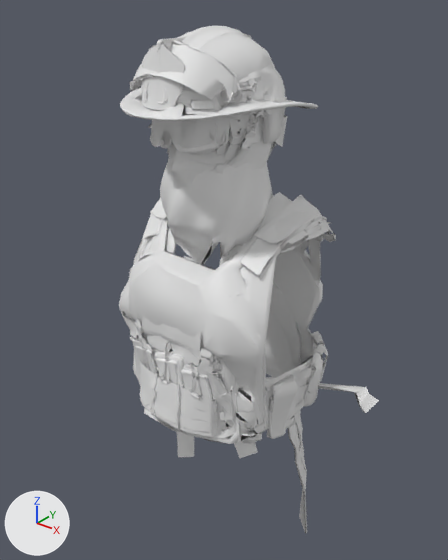
Before and after pictures for a commit that changed the glTF model public/models/gear/fit_male.glb.
Camera for both pictures: a camera (50 mm lens) standing at (0.706, -0.87, 1.013) and looking at (0.015, -0.007, 0.477). Every picture has the same lights, and +X, +Y and +Z are marked at lower left. The picture after the commit comes second. Vertices at exactly the same position are counted once.

Names of what the first picture shows: 'backpack_hiking', 'bag_medic', 'balaclava', 'goggles_tactical', 'goggles_tactical_lens', 'helmet_construction', 'helmet_firefighter', 'helmet_military', 'helmet_swat', 'shemagh', 'vest_military', 'vest_swat' and 4 more.
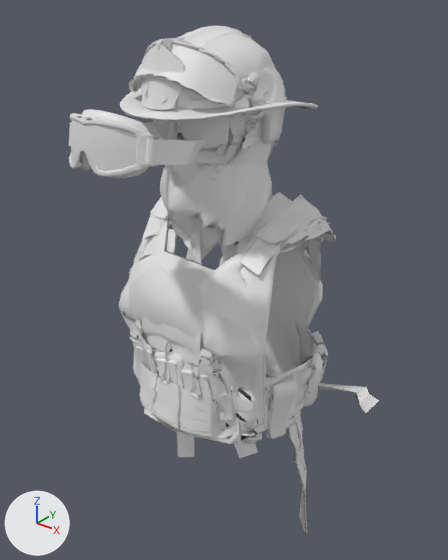
What the commit changed:
me_helmet_swat is used by ob_helmet_swat; location (0.0, 0.0, 0.0).
me_helmet_swat had 1263 vertices, 2115 faces and spanned x -0.123..0.125, y -0.16..0.124, z 0.661..0.929.
me_helmet_swat now has 2618 vertices, 4780 faces and spans x -0.123..0.125, y -0.163..0.124, z 0.661..0.929.
me_helmet_swat part 1: the loose piece of 6 vertices spanning x 0.099..0.11, y -0.081..-0.061, z 0.861..0.871 is rebuilt with 12 vertices and now spans x 0.099..0.111, y -0.083..-0.059, z 0.856..0.872.
me_helmet_swat part 2: 106 vertices moved from x -0.105..0.12, y -0.159..0.112, z 0.73..0.911 to x -0.105..0.12, y -0.158..0.112, z 0.73..0.911; 226 vertices removed from x -0.114..0.116, y -0.16..-0.048, z 0.764..0.907; 1524 vertices added at x -0.123..0.125, y -0.163..0.121, z 0.725..0.929.
Other edits to the shape of me_helmet_swat do not show in these pictures.
me_goggles_tactical is used by ob_goggles_tactical; location (0.0, 0.0, 0.0).
me_goggles_tactical had 688 vertices, 1100 faces and spanned x -0.102..0.094, y -0.14..0.122, z 0.732..0.842.
me_goggles_tactical now has 649 vertices, 1029 faces and spans x -0.094..0.095, y -0.313..-0.088, z 0.747..0.843.
me_goggles_tactical part 3: 1 vertex moved within x 0.058, y -0.118, z 0.771; 507 vertices removed from x -0.102..0.094, y -0.14..0.117, z 0.739..0.842; 648 vertices added at x -0.094..0.095, y -0.313..-0.088, z 0.747..0.843.
Other edits to the shape of me_goggles_tactical do not show in these pictures.
me_goggles_tactical_lens is used by ob_goggles_tactical_lens; location (0.0, 0.0, 0.0).
me_goggles_tactical_lens had 155 vertices, 219 faces and spanned x -0.07..0.073, y -0.141..0.117, z 0.734..0.835.
me_goggles_tactical_lens now has 238 vertices, 294 faces and spans x -0.07..0.082, y -0.314..-0.088, z 0.753..0.835.
me_goggles_tactical_lens part 4: the loose piece of 50 vertices spanning x -0.02..0.024, y -0.132..-0.109, z 0.762..0.801 is moved by (0.0, -0.173, 0.001).
me_goggles_tactical_lens part 5: the loose piece of 51 vertices spanning x -0.025..0.028, y -0.141..-0.134, z 0.765..0.799 is moved by (0.0, -0.173, 0.001).
me_goggles_tactical_lens part 6: a new loose piece of 30 vertices spanning x -0.07..0.082, y -0.312..-0.261, z 0.763..0.835.
me_goggles_tactical_lens part 7: a new loose piece of 20 vertices spanning x -0.023..0.016, y -0.114..-0.097, z 0.753..0.791.
me_goggles_tactical_lens part 8: 30 vertices removed from x -0.07..0.073, y -0.138..-0.075, z 0.763..0.835.
Other edits to the shape of me_goggles_tactical_lens do not show in these pictures.
me_shemagh is used by ob_shemagh; location (0.0, 0.0, 0.0).
me_shemagh had 469 vertices, 838 faces and spanned x -0.101..0.103, y -0.119..0.101, z 0.474..0.737.
me_shemagh now has 471 vertices, 841 faces and spans x -0.101..0.103, y -0.119..0.103, z 0.496..0.737.
me_shemagh part 9: 1 vertex moved within x 0.025, y 0.092, z 0.631; 418 vertices removed from x -0.101..0.103, y -0.119..0.1, z 0.474..0.727; 420 vertices added at x -0.101..0.103, y -0.119..0.103, z 0.496..0.72.

Boxes [x1, y1, x2, y2] around the edits, measured in the pictures (448 x 560 px; the box of a moved part takes in the faces that stretch with it):
'shemagh', reshaped: before [160, 157, 273, 265]; after [160, 149, 272, 264]
'helmet_swat', reshaped: before [130, 39, 286, 174]; after [128, 39, 286, 180]
'goggles_tactical', reshaped: before [148, 115, 287, 155]; after [69, 109, 205, 178]
'goggles_tactical_lens', reshaped: before [152, 119, 217, 148]; after [71, 120, 185, 171]
part 1 of me_helmet_swat, rebuilt: before [238, 81, 250, 88]; after [238, 81, 250, 90]
part 2 of me_helmet_swat, built on: before [130, 44, 257, 145]; after [128, 39, 276, 148]
part 4 of me_goggles_tactical_lens, moved or reshaped (mostly hidden): before [163, 131, 172, 146]; after [81, 151, 89, 167]
part 5 of me_goggles_tactical_lens, moved or reshaped: before [157, 126, 179, 147]; after [74, 146, 97, 170]
part 6 of me_goggles_tactical_lens, added: after [71, 120, 136, 171]
part 7 of me_goggles_tactical_lens, added (mostly hidden): after [177, 132, 185, 140]
part 8 of me_goggles_tactical_lens, deleted: before [152, 119, 217, 148]
'glasses_ballistic_lens', unchanged, uncovered by the edit: before [189, 118, 231, 145]; after [153, 118, 231, 148]
